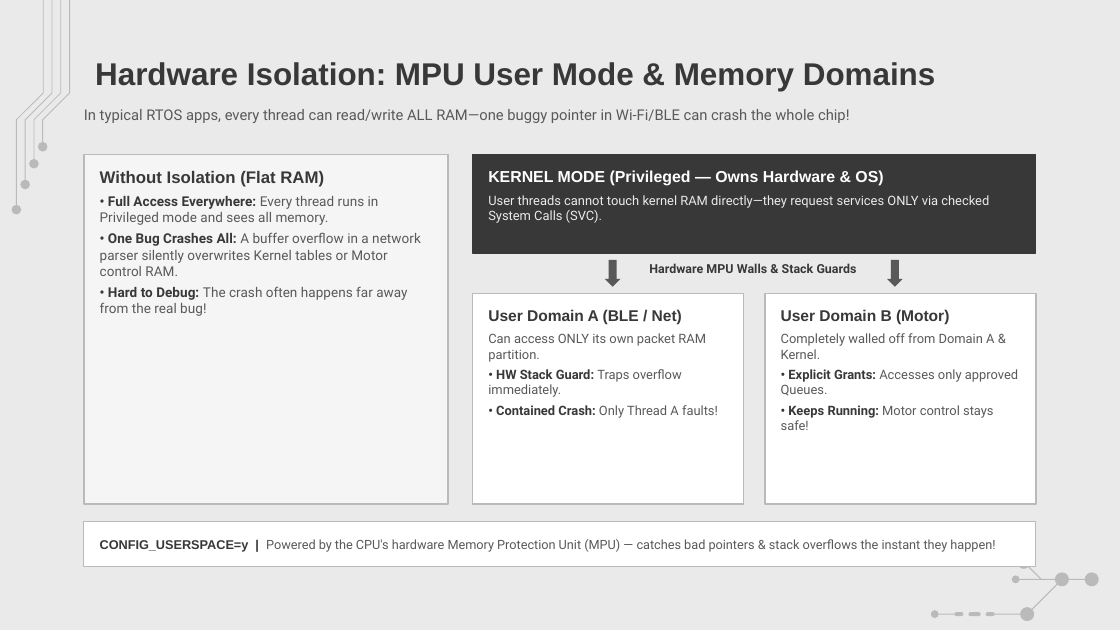
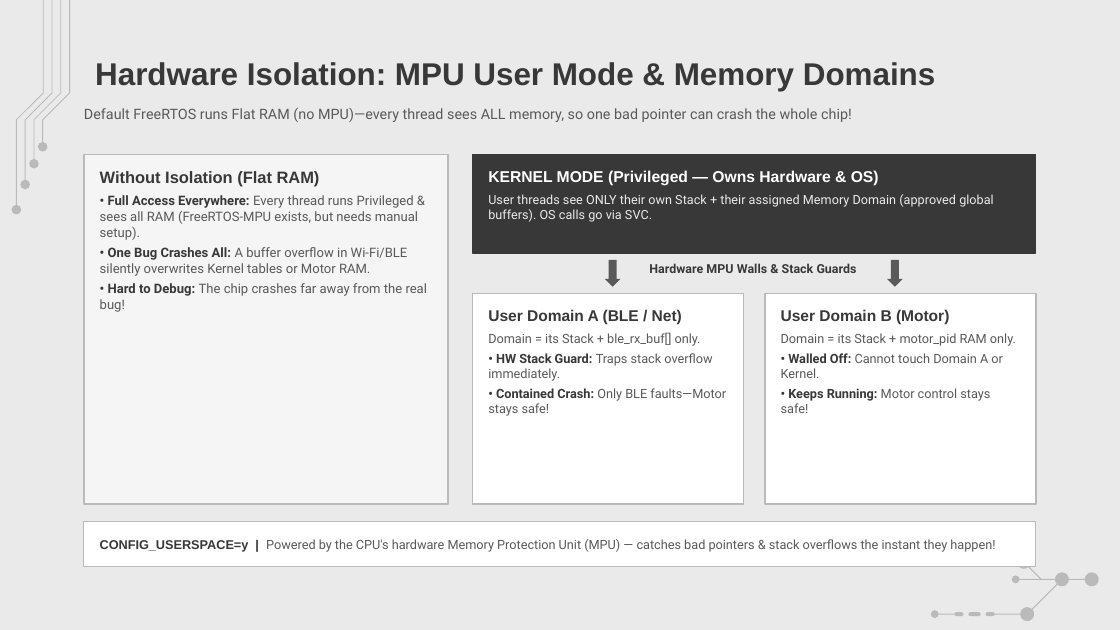
Before and after one commit to amrsaeedcse/zephyr-vs-freertos-presentation, a slide deck: slide 25 of Zephyr_RTOS_vs_FreeRTOS.pptx. Drawn at 1120x630 pixels with LibreOffice and Linux fonts; fonts in the diff are those of the drawing; background and template pictures are left out. Boxes give left, top, right and bottom in pixels: in the first picture for what was removed or moved away, otherwise in the second. Text is boxed around its words. In the diff, an @@ line names an element or a change of style, - is before the commit and + after.

```diff
--- a/Zephyr_RTOS_vs_FreeRTOS.pptx
+++ b/Zephyr_RTOS_vs_FreeRTOS.pptx
@@ text at bbox=[84, 108, 852, 122]: text changed; size 9.5 to 9.2 pt @@
-In typical RTOS apps, every thread can read/write ALL RAM—one buggy pointer in Wi-Fi/BLE can crash the whole chip!
+Default FreeRTOS runs Flat RAM (no MPU)—every thread sees ALL memory, so one bad pointer can crash the whole chip!
@@ text in rectangle at bbox=[100, 171, 320, 186]: size 10.8 to 10.6 pt in "Without Isolation (Flat RAM)" @@
@@ text in rectangle at bbox=[488, 170, 879, 186]: size 10.2 to 10.1 pt in "KERNEL MODE (Privileged — Owns Hardware & ..." @@
@@ text in rectangle at bbox=[100, 195, 427, 312]: text changed; size 8.7 to 8.4 pt @@
-• Full Access Everywhere: Every thread runs in Privileged mode and sees all memory.
-• One Bug Crashes All: A buffer overflow in a network parser silently overwrites Kernel tables or Motor control RAM.
-• Hard to Debug: The crash often happens far away from the real bug!
+• Full Access Everywhere: Every thread runs Privileged & sees all RAM (FreeRTOS-MPU exists, but needs manual setup).
+• One Bug Crashes All: A buffer overflow in Wi-Fi/BLE silently overwrites Kernel tables or Motor RAM.
+• Hard to Debug: The chip crashes far away from the real bug!
@@ text in rectangle at bbox=[488, 194, 994, 222]: text changed; size 8.3 to 8.1 pt @@
-User threads cannot touch kernel RAM directly—they request services ONLY via checked System Calls (SVC).
+User threads see ONLY their own Stack + their assigned Memory Domain (approved global buffers). OS calls go via SVC.
@@ text in rectangle at bbox=[488, 332, 726, 416]: text changed; size 8.3 to 8.2 pt @@
-Can access ONLY its own packet RAM partition.
-• HW Stack Guard: Traps overflow immediately.
-• Contained Crash: Only Thread A faults!
+Domain = its Stack + ble_rx_buf[] only.
+• HW Stack Guard: Traps stack overflow immediately.
+• Contained Crash: Only BLE faults—Motor stays safe!
@@ text in rectangle at bbox=[781, 333, 1016, 378]: text changed; size 8.3 to 8.2 pt @@
-Completely walled off from Domain A & Kernel.
-• Explicit Grants: Accesses only approved Queues.
+Domain = its Stack + motor_pid RAM only.
+• Walled Off: Cannot touch Domain A or Kernel.
@@ text in rectangle at bbox=[781, 388, 990, 413]: size 8.3 to 8.2 pt in "• Keeps Running: Motor control stays safe!" @@
```
Also in this commit, not shown: 12 other slides changed, 6 other files.
